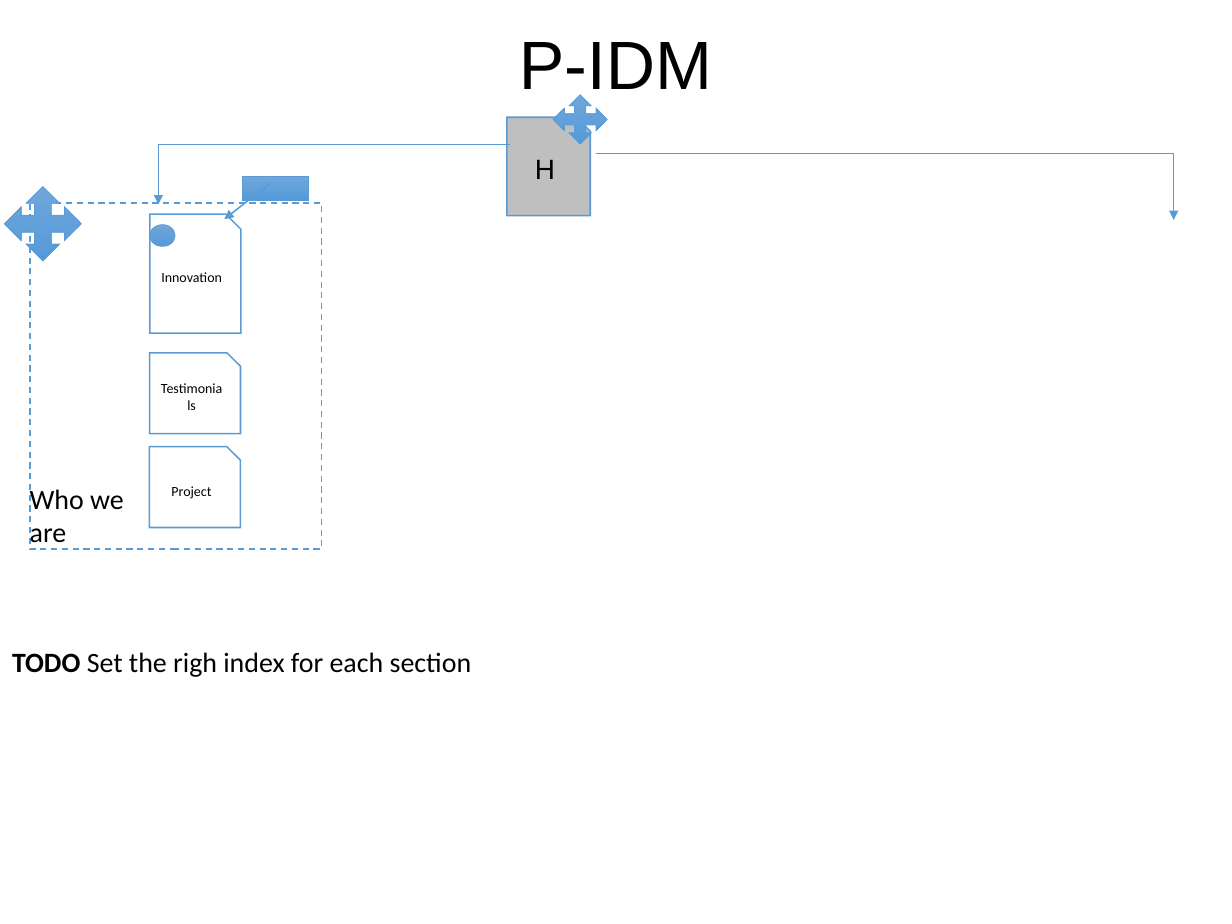
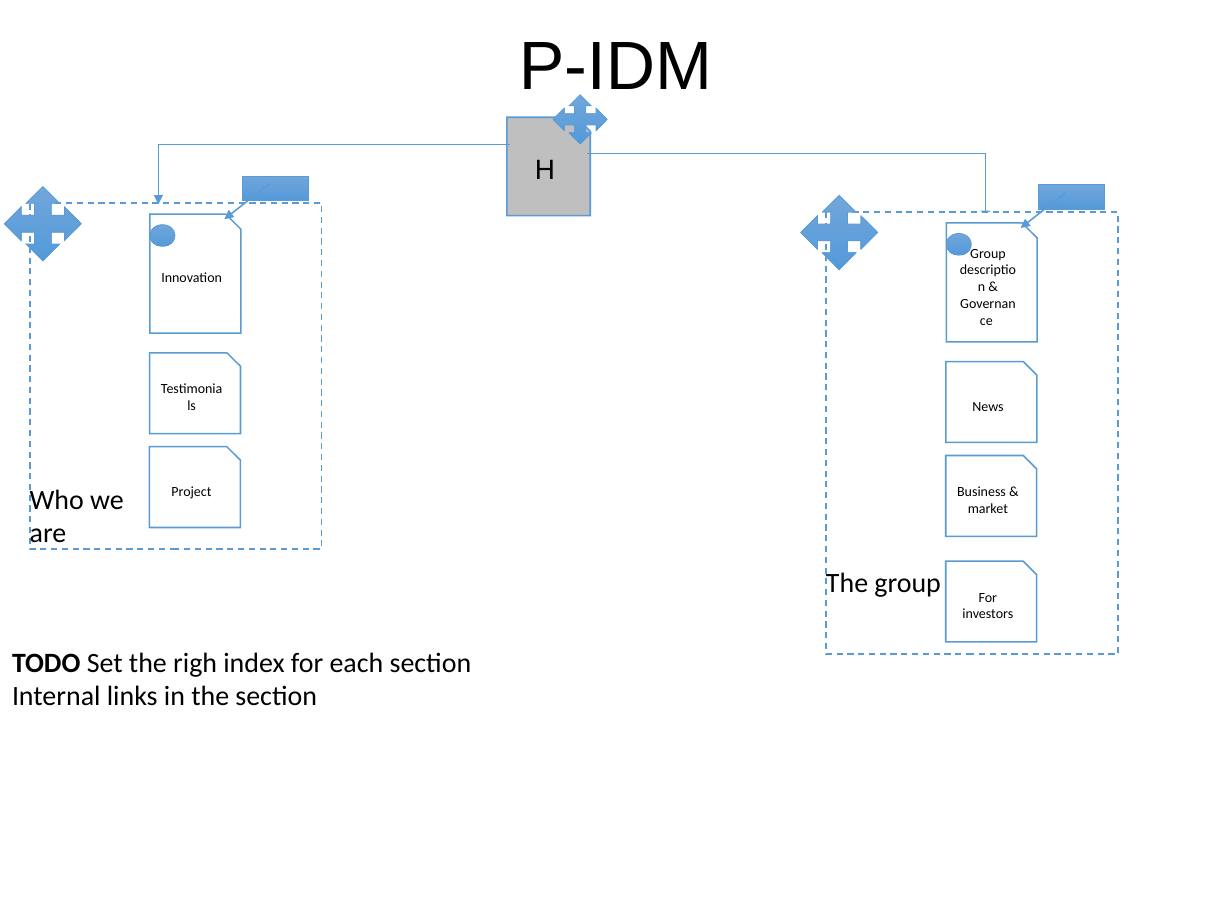
Before and after one commit to hypermedia2016/design, a slide deck: slide 4 of Cardinale, Pea-P1-03-05-2016.odp. Drawn at 1232x924 pixels with LibreOffice and Linux fonts; fonts in the diff are those of the drawing. Boxes give left, top, right and bottom in pixels: in the first picture for what was removed or moved away, otherwise in the second. Text is boxed around its words. In the diff, an @@ line names an element or a change of style, - is before the commit and + after.

Commit message:
another section of P-IDM

```diff
--- a/Cardinale, Pea-P1-03-05-2016.odp
+++ b/Cardinale, Pea-P1-03-05-2016.odp
@@ elbow arrow moved from (596, 153) - (1174, 220) to (587, 153) - (986, 220) @@
@@ quad arrow added at <box>802,196,879,269</box>, fill gradient #71A6DA to #549ADA, outline #5B9BD5 0.51 pt @@
@@ arrow added from (1067, 192) to (1021, 228), #5B9BD5 0.99 pt @@
@@ rectangle added at <box>1039,184,1105,209</box>, fill gradient #71A6DA to #549ADA, outline #5B9BD5 0.51 pt @@
@@ rectangle added at <box>826,212,1118,655</box>, fill #FFFFFF, outline #5B9BD5 0.99 pt @@
@@ snip rect added at <box>947,222,1037,341</box>, fill #FFFFFF, outline #5B9BD5 0.99 pt, 9 pt, text #000000 @@
+Group description & Governance
@@ ellipse added at <box>947,234,972,255</box>, fill gradient #71A6DA to #549ADA, outline #5B9BD5 0.51 pt @@
@@ snip rect added at <box>946,362,1036,443</box>, fill #FFFFFF, outline #5B9BD5 0.99 pt, 9 pt, text #000000 @@
+News
@@ snip rect added at <box>946,456,1036,537</box>, fill #FFFFFF, outline #5B9BD5 0.99 pt, 9 pt, text #000000 @@
+Business & market
@@ text added at <box>826,569,940,597</box>, 18 pt, text #000000 @@
+The group
@@ snip rect added at <box>946,561,1036,642</box>, fill #FFFFFF, outline #5B9BD5 0.99 pt, 9 pt, text #000000 @@
+For investors
@@ text at <box>12,685,317,706</box>: paragraph added @@
+Internal links in the section
```
